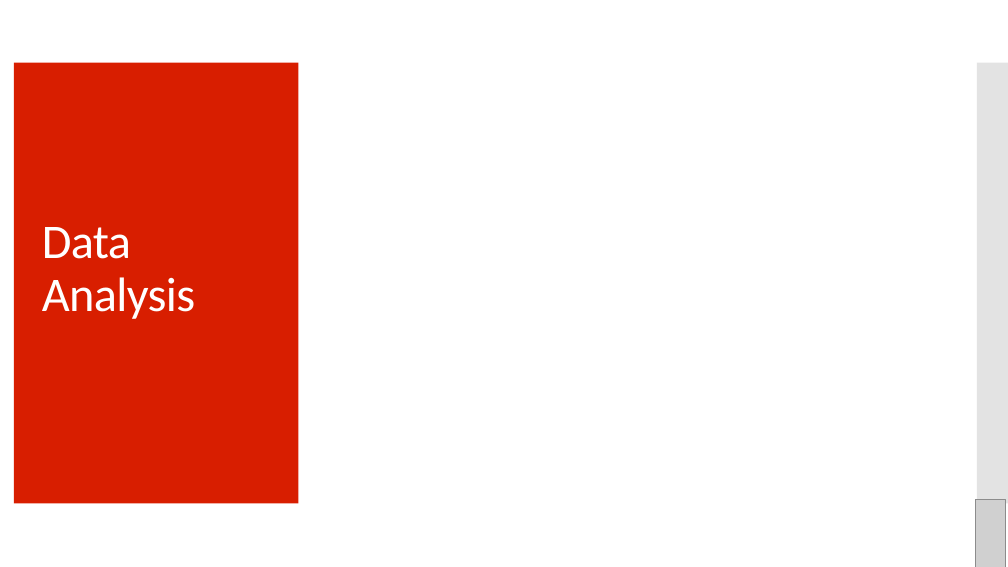
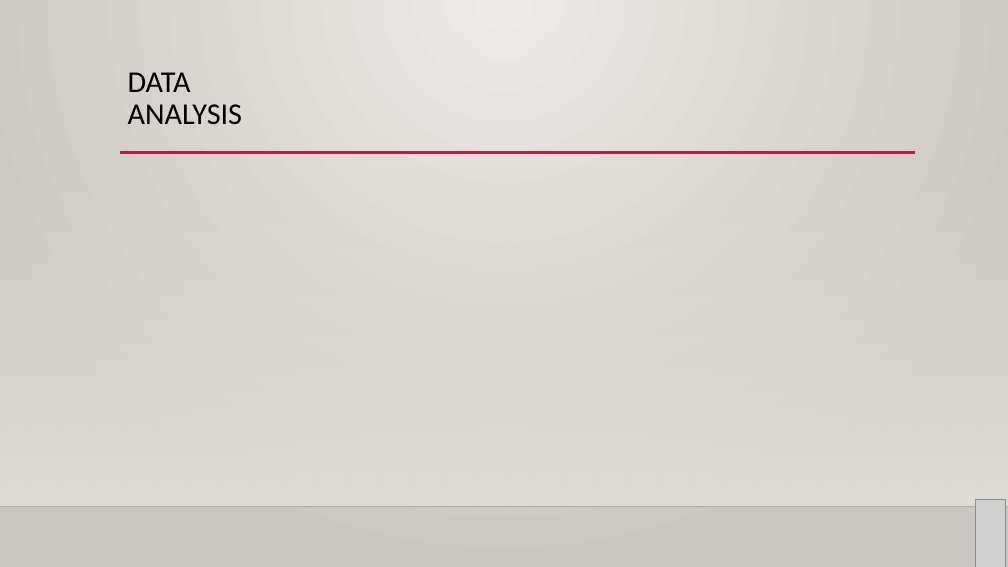
Before and after one commit to cnwaubi/LuckyNumber7, a slide deck: slide 6 of Presentation.pptx. Drawn at 1008x567 pixels with LibreOffice and Linux fonts; fonts in the diff are those of the drawing; grey boxes stand for pictures; background and template pictures are left out. Boxes give left, top, right and bottom in pixels: in the first picture for what was removed or moved away, otherwise in the second. Text is boxed around its words. In the diff, an @@ line names an element or a change of style, - is before the commit and + after.

```diff
--- a/Presentation.pptx
+++ b/Presentation.pptx
@@ background #FFFFFF to gradient #ECEAE7 to #CAC7C1 @@
@@ rectangle removed at [14, 63, 299, 504] @@
@@ title "DATA ANALYSIS" at [128, 72, 243, 124]: vertical alignment middle to top @@
@@ title at [128, 72, 243, 124]: text changed; size 46 to 28.8 pt; text colour #FFFFFF to #000000 @@
-Data
-Analysis
+DATA
+ANALYSIS
@@ rectangle removed at [977, 63, 1008, 504] @@
@@ rectangle added at [0, 167, 1008, 507], fill gradient #DFDBD5 @@
@@ line added from (120, 153) to (915, 153), #B71E42 2.5 pt @@
@@ line added from (0, 507) to (1008, 507), #000001 1 pt @@
```
Also in this commit, not shown: 7 other slides changed, 8 slides added, 5 slides removed, 2 other files.
